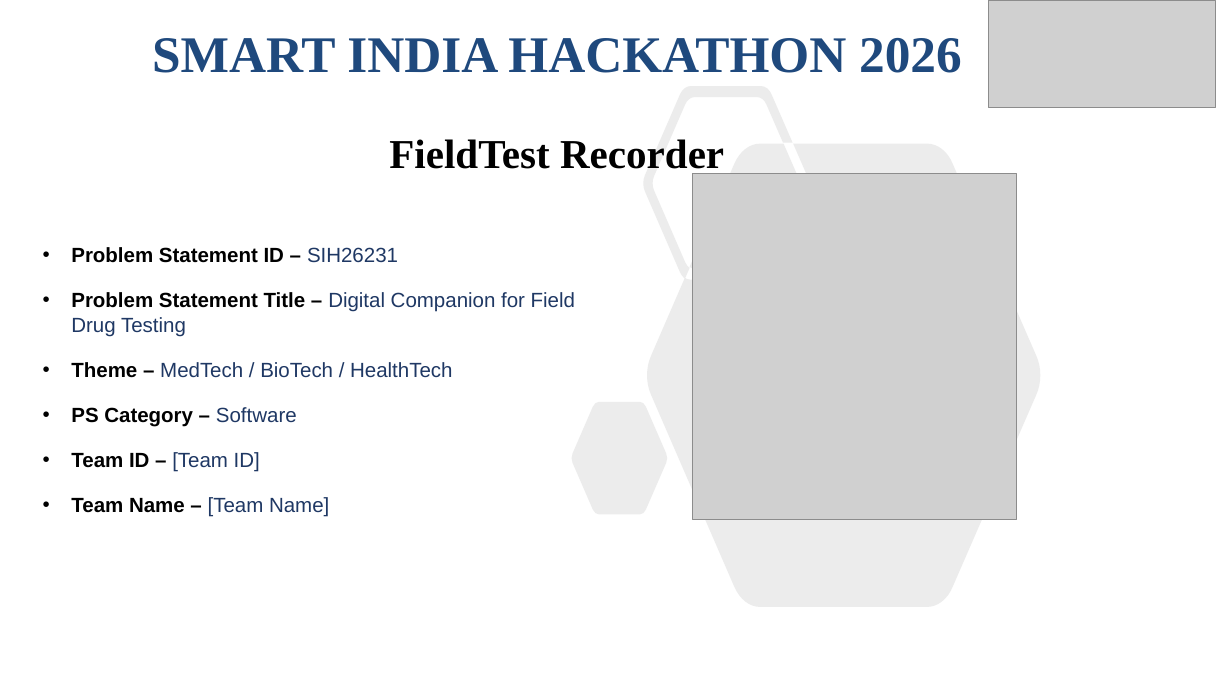
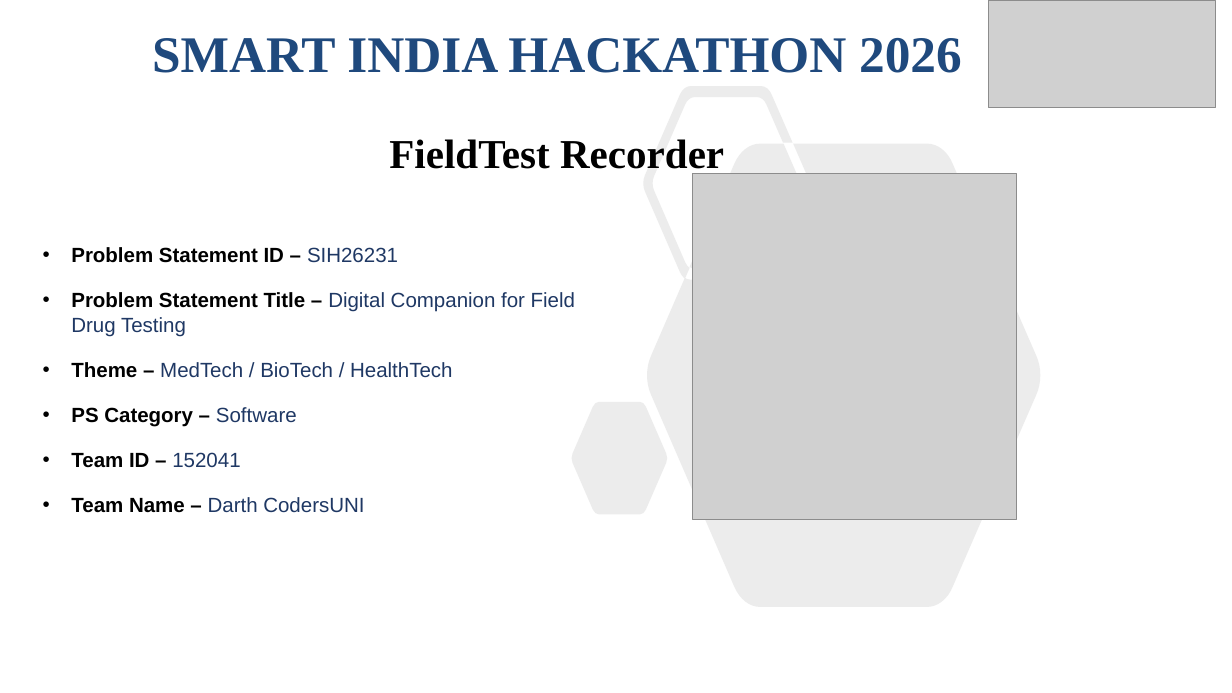
Before and after one commit to Harshith029/fieldtest-recorder, a slide deck: slide 1 of docs/deck/SIH26231_Idea_Submission.pptx. Drawn at 1232x693 pixels with LibreOffice and Linux fonts; fonts in the diff are those of the drawing; grey boxes stand for pictures. Boxes give left, top, right and bottom in pixels: in the first picture for what was removed or moved away, otherwise in the second. Text is boxed around its words. In the diff, an @@ line names an element or a change of style, - is before the commit and + after.

```diff
--- a/docs/deck/SIH26231_Idea_Submission.pptx
+++ b/docs/deck/SIH26231_Idea_Submission.pptx
@@ text at (71, 452, 364, 513): text changed @@
-• Team ID – [Team ID]
-• Team Name – [Team Name]
+• Team ID – 152041
+• Team Name – Darth CodersUNI
```
Also in this commit, not shown: 5 other slides changed, 22 other files.
